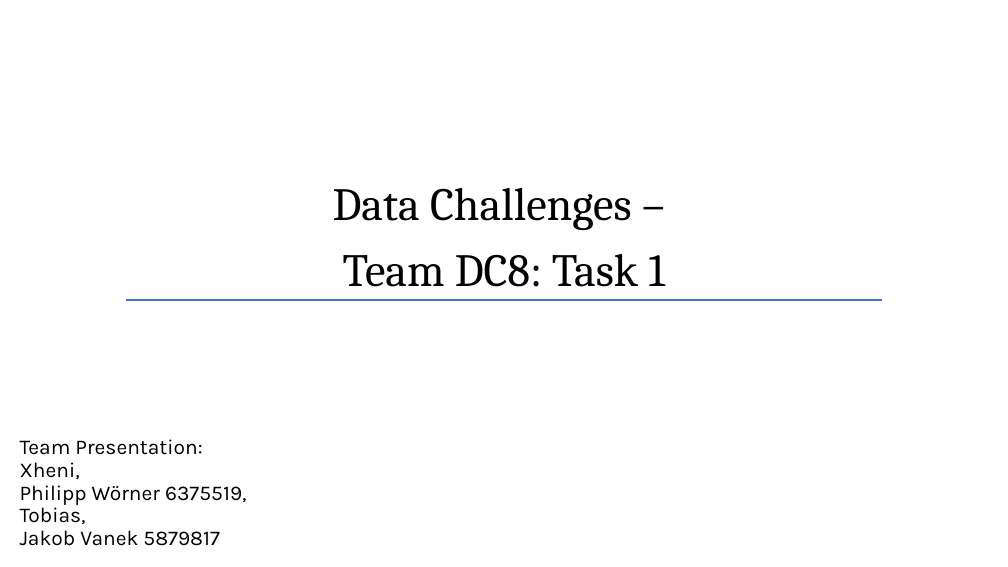
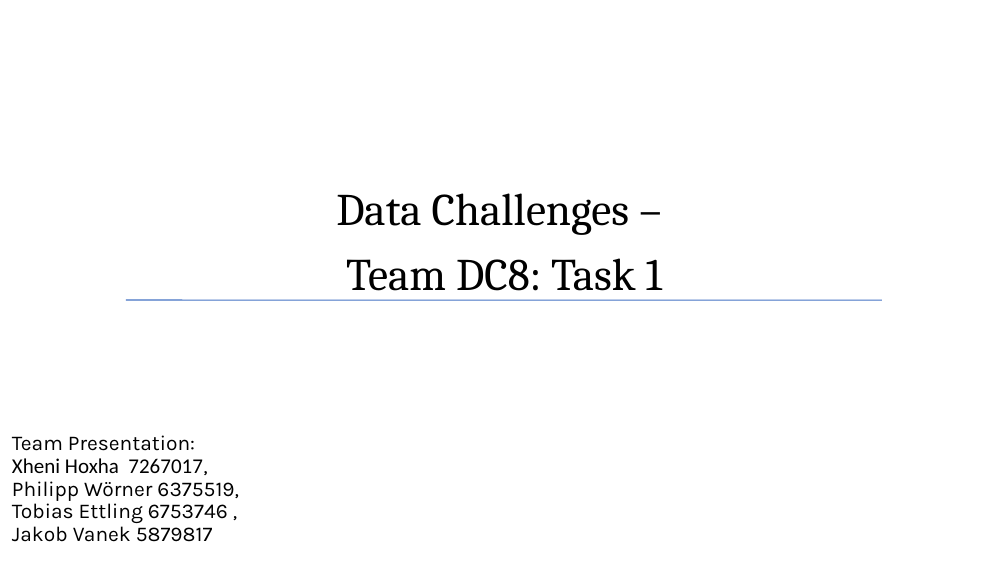
Before and after one commit to Data-Challenge-Team-8/data_challenge_team_8, a slide deck: slide 9 of presentation_task1/presentation_1_data_challenges_v02.pptx (slide 13 before the commit). Drawn at 1008x567 pixels with LibreOffice and Linux fonts; fonts in the diff are those of the drawing; background and template pictures are left out. Boxes give left, top, right and bottom in pixels: in the first picture for what was removed or moved away, otherwise in the second. Text is boxed around its words. In the diff, an @@ line names an element or a change of style, - is before the commit and + after.

```diff
--- a/presentation_task1/presentation_1_data_challenges_v02.pptx
+++ b/presentation_task1/presentation_1_data_challenges_v02.pptx
@@ title "Data Challenges – Team DC8: ..." at [336,193,662,301]: size 44 to 43.1 pt @@
@@ line (126, 300) - (882, 300): stroke #4472C4 1 pt to #4472C4 0.99 pt @@
@@ subtitle at [12,435,239,542]: text changed @@
-Team Presentation:
-Xheni,
-Philipp Wörner 6375519,
-Tobias,
-Jakob Vanek 5879817
+Team Presentation:
+Xheni Hoxha 7267017,
+Philipp Wörner 6375519,
+Tobias Ettling 6753746 ,
+Jakob Vanek 5879817
```
Also in this commit, not shown: 8 other slides changed, 4 slides removed, 11 other files.
